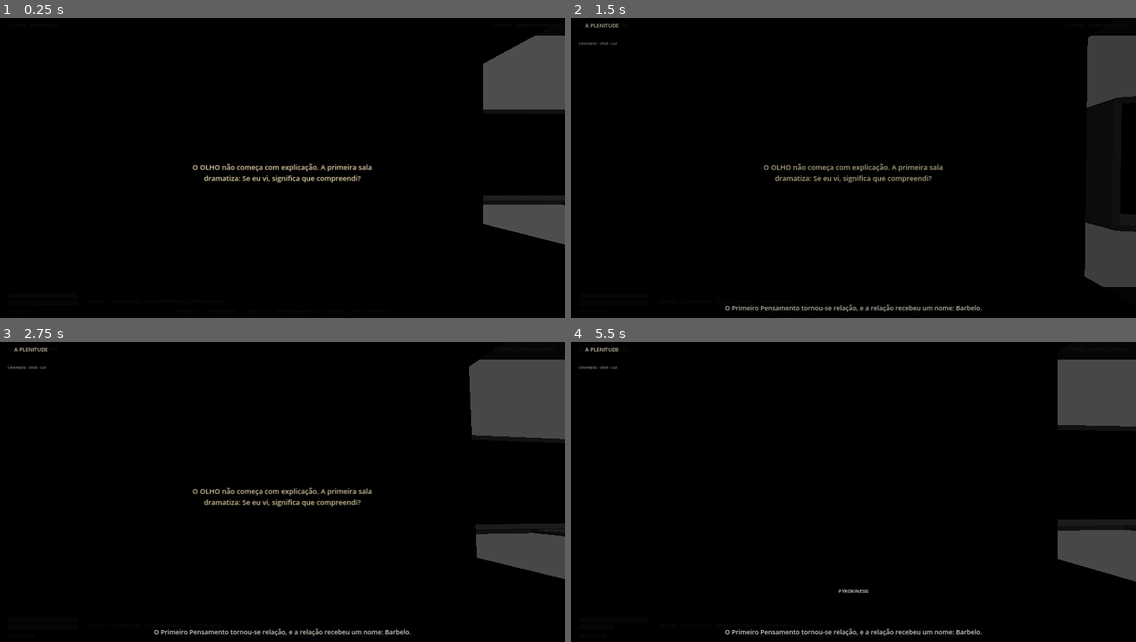
Above: before the commit, frames 1-4 (two rows, left to right).
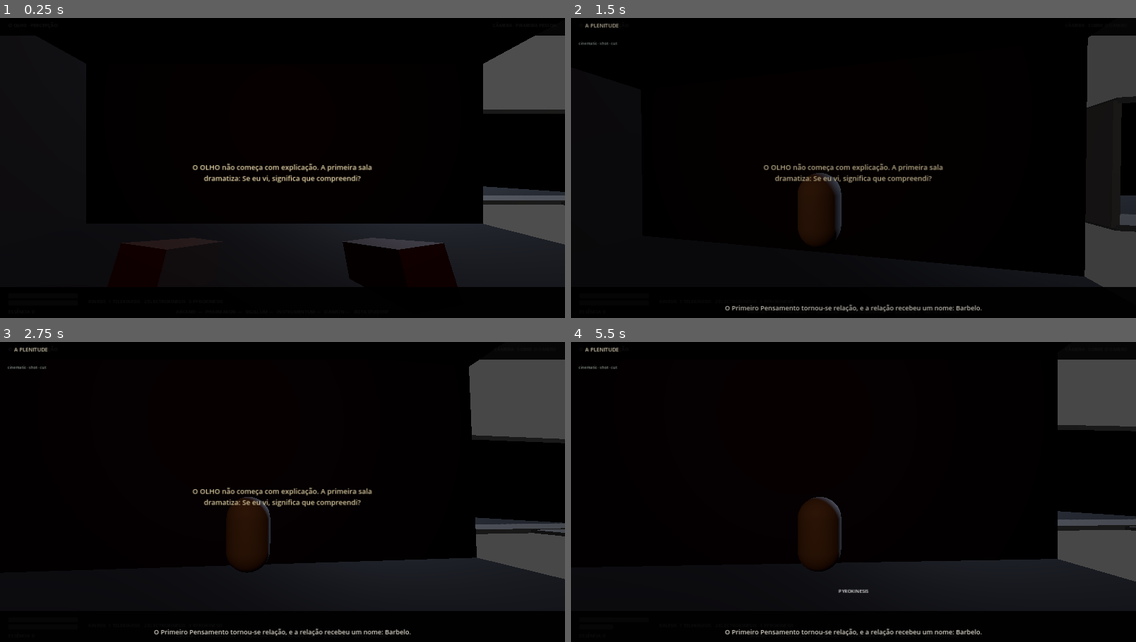
Above: after the commit, the same moments.

Repository: neuralSynapse/societaselectorum
Game: Godot game, scene res://scenes/boot/Main.tscn
Same seed, same stepped clock (60 frames per second), same inputs: the game is played once before the commit and once after it.
Inputs (mouse positions are in pixels of both pictures, inside the frame that each line leads up to):
- Up to frame 1 (0.25 s): no input
- Up to frame 2 (1.5 s): tap Enter (ui_accept) at 0.5 s; move the mouse to (881, 171) at 0.52 s; hold V (camera_toggle) 0.53-1.28 s; hold W (move_forward) from 0.53 s (still down); tap Space (jump) at 0.77 s; move the mouse to (825, 174) at 1.27 s; tap C (consume) at 1.35 s
- Up to frame 3 (2.75 s): keep holding W (move_forward); tap Space (jump) at 1.52 s; tap Enter (ui_accept) at 2 s; move the mouse to (293, 492) at 2.02 s; hold R (instrument) from 2.03 s (still down)
- Up to frame 4 (5.5 s): keep holding W (move_forward); move the mouse to (847, 501) at 2.77 s; release R (instrument) at 2.78 s; tap E (interact) at 2.85 s; tap Space (jump) at 3.02, 3.77, 4.52 s; move the mouse to (893, 501) at 3.52 s; hold 1 (kinesis_1) 3.53-4.28 s; move the mouse to (808, 492) at 4.27 s; tap 2 (kinesis_2) at 4.35 s; tap Enter (ui_accept) at 5 s; move the mouse to (859, 498) at 5.02 s; hold 3 (kinesis_3) from 5.03 s (still down)

The runs differ from the first frame. In frame 1, 7.8% of the frame differs, in the area x 21-100%, y 56-90%; in frame 2, 2.2%; in frame 3, 9.5%, in the area x 40-100%, y 51-90%; in frame 4, 8.5%.

Commit message:
fix(chronica): improve gameplay readability lighting

Diff:
--- a/game/chronica-harun/scenes/boot/Main.tscn
+++ b/game/chronica-harun/scenes/boot/Main.tscn
@@ -11,8 +11,19 @@
 [node name="WorldEnvironment" type="WorldEnvironment" parent="WorldRoot"]
 [node name="KeyLight" type="DirectionalLight3D" parent="WorldRoot"]
 rotation_degrees = Vector3(-58,-30,0)
-light_energy = 0.65
+light_energy = 1.15
 shadow_enabled = true
+[node name="ReadabilityFill" type="DirectionalLight3D" parent="WorldRoot"]
+rotation_degrees = Vector3(-24,150,0)
+light_color = Color(0.68, 0.74, 0.86, 1)
+light_energy = 0.5
+shadow_enabled = false
+[node name="ReadabilityWarmFill" type="OmniLight3D" parent="WorldRoot"]
+position = Vector3(0, 2.8, 0)
+light_color = Color(1, 0.56, 0.3, 1)
+light_energy = 0.42
+omni_range = 28.0
+shadow_enabled = false
 [node name="UIRoot" type="CanvasLayer" parent="."]
 [node name="StageDirector" type="Node" parent="."]
 script = ExtResource("2")
